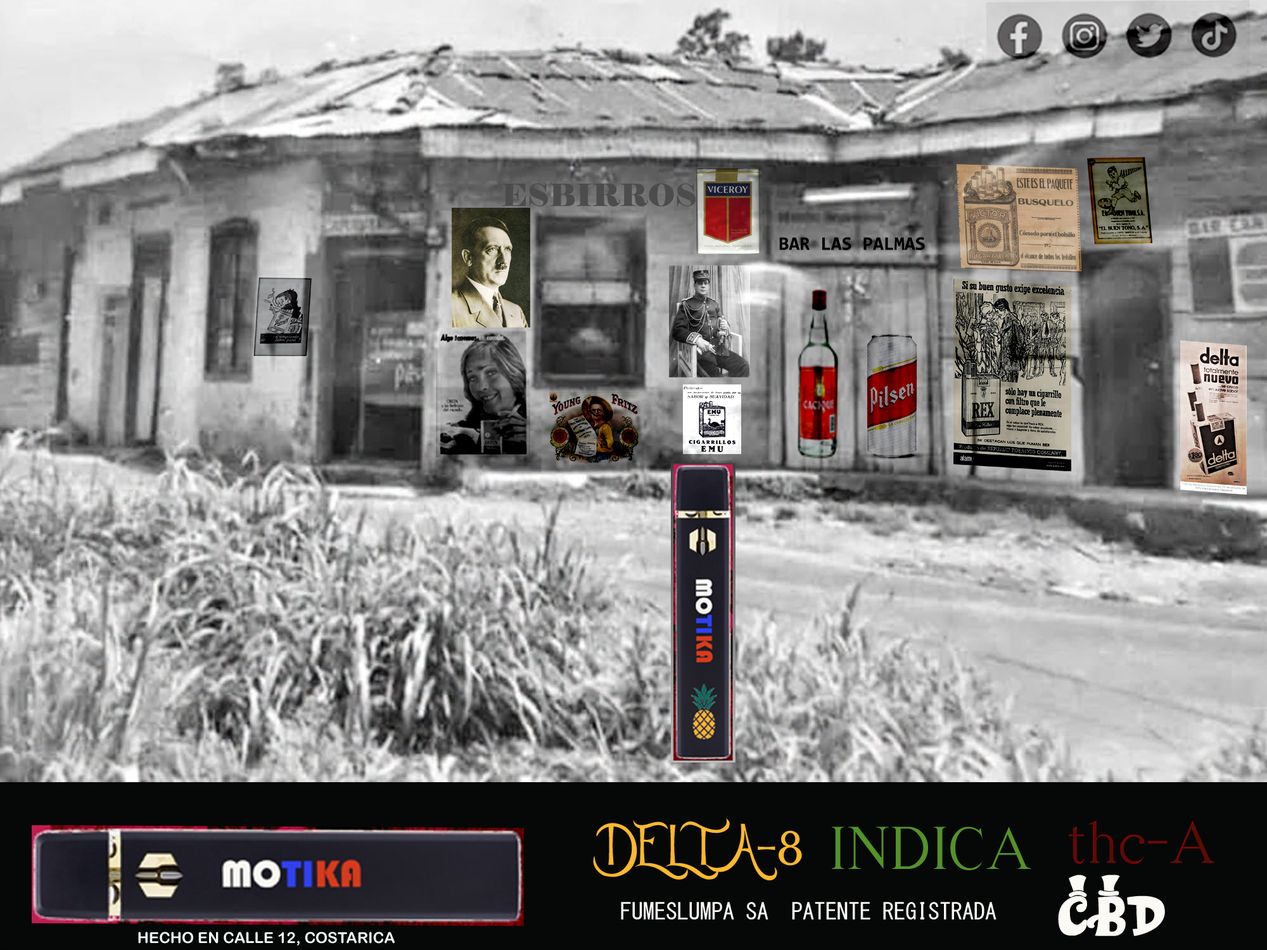
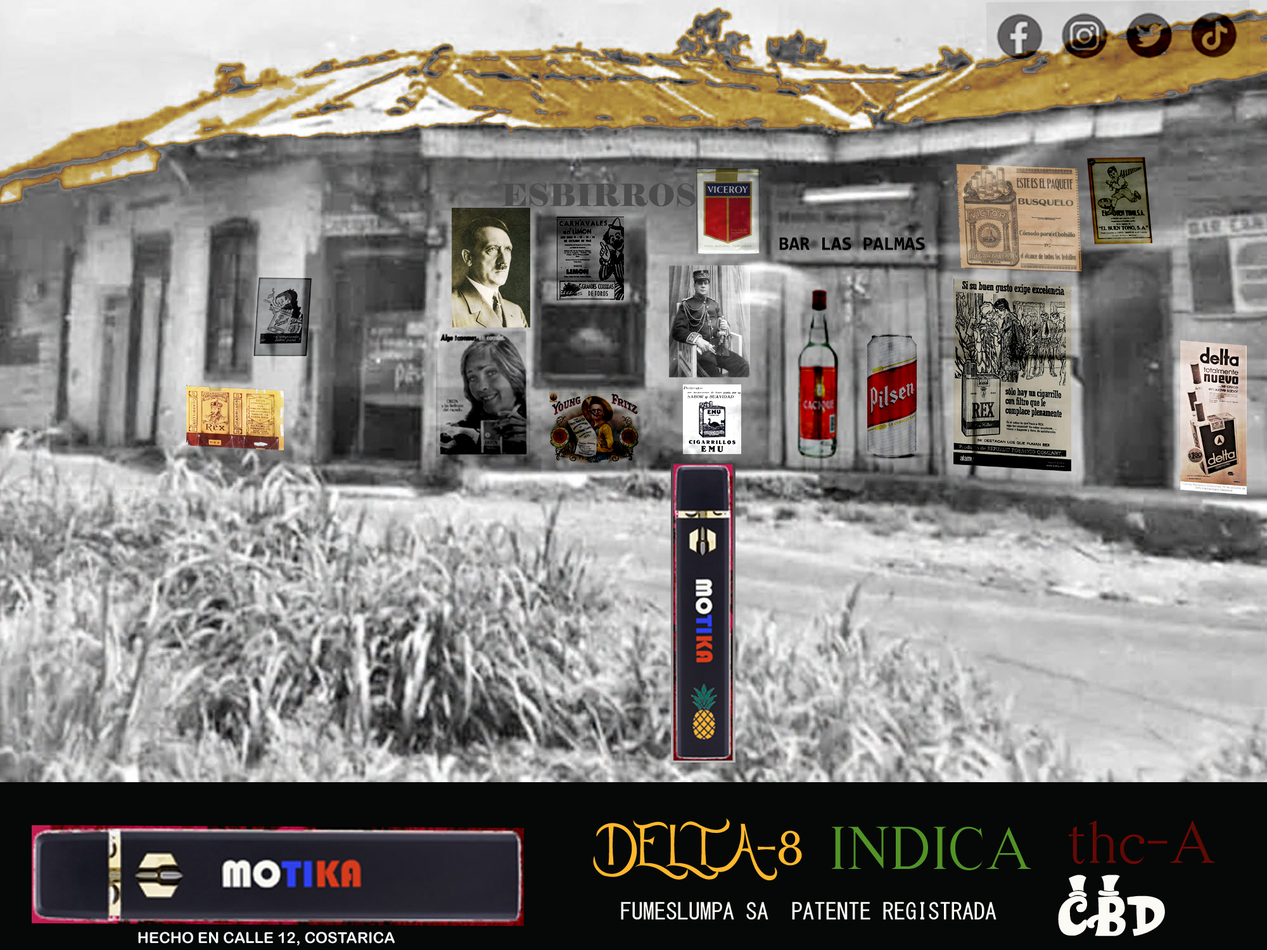
Layered file, before and after one edit (1267 x 950). Changes by layer:
added layer "Layer 31" (linear burn) above "Layer 29" over [556, 216, 624, 301]
added layer "Layer 29" (hard light) above "Layer 28" over [186, 384, 284, 452]
added layer "Layer 30" (color burn, 65%) above "Layer 17" over [0, 6, 1267, 205]
